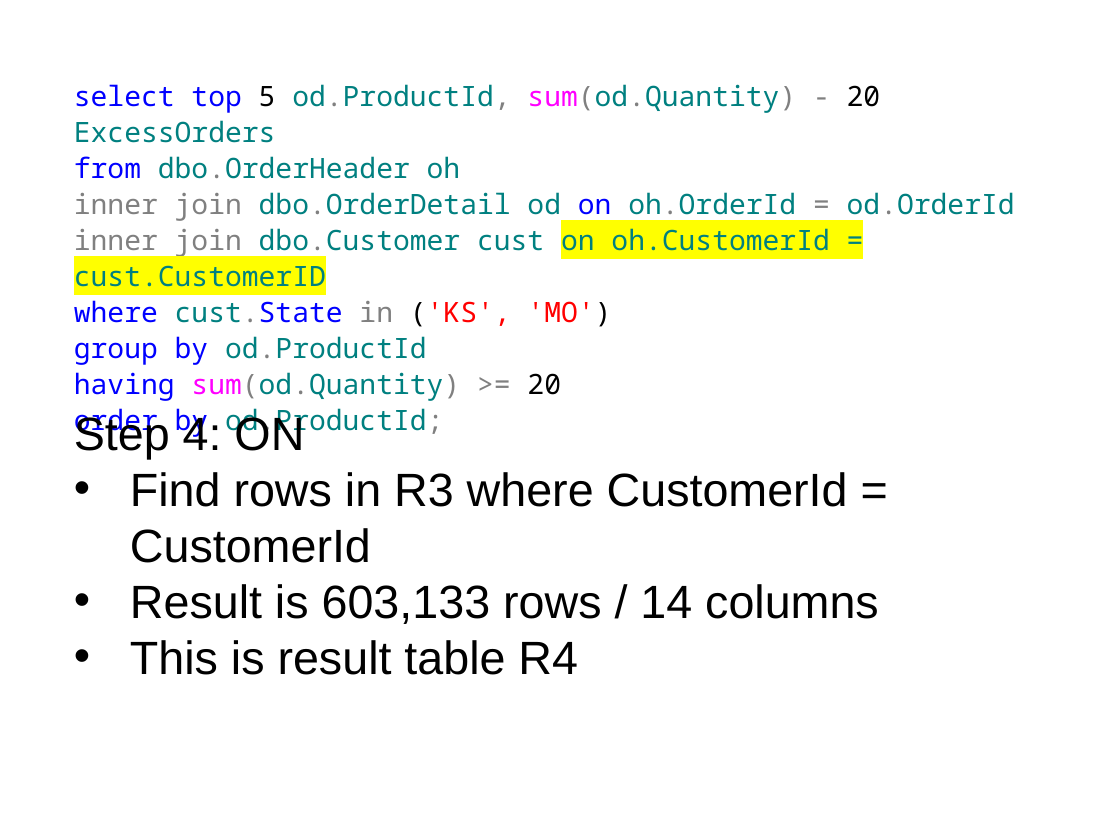
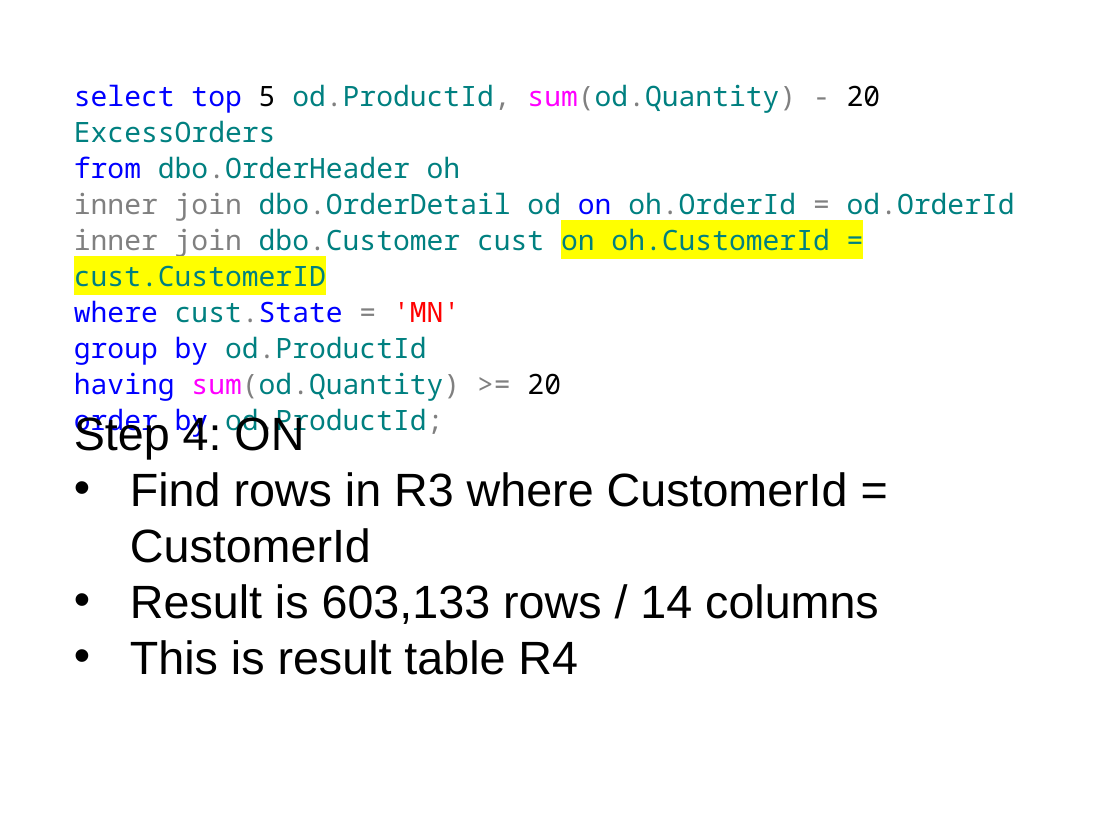
Before and after one commit to tf3604/OptimizerPresentation, a slide deck: slide 16 of Optimizer.pptx. Drawn at 1120x840 pixels with LibreOffice and Linux fonts; fonts in the diff are those of the drawing; background and template pictures are left out. Boxes give left, top, right and bottom in pixels: in the first picture for what was removed or moved away, otherwise in the second. Text is boxed around its words. In the diff, an @@ line names an element or a change of style, - is before the commit and + after.

```diff
--- a/Optimizer.pptx
+++ b/Optimizer.pptx
@@ text at box(74, 300, 460, 323): text changed @@
-where cust.State in ('KS', 'MO')
+where cust.State = 'MN'
```
Also in this commit, not shown: 14 other slides changed, 10 other files.
